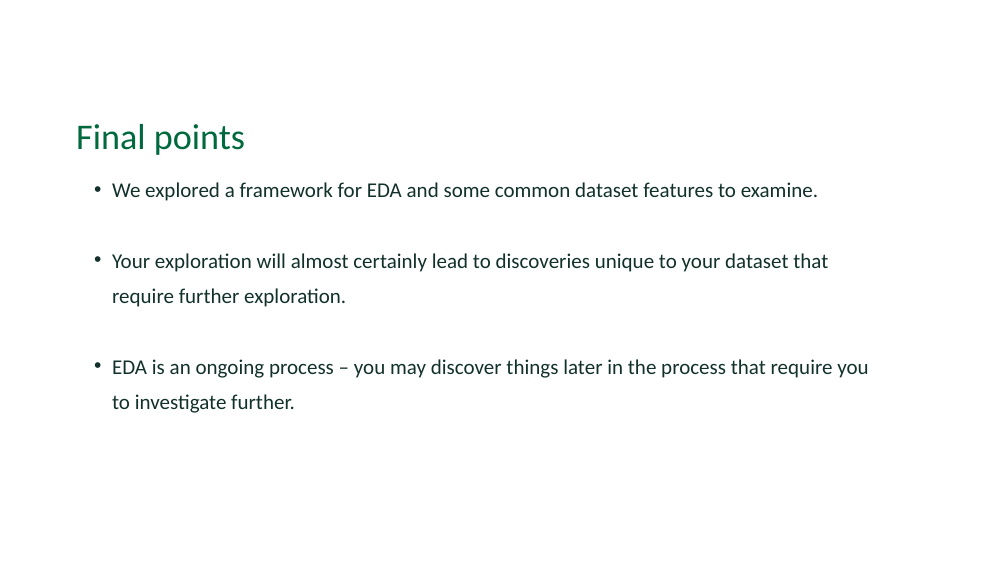
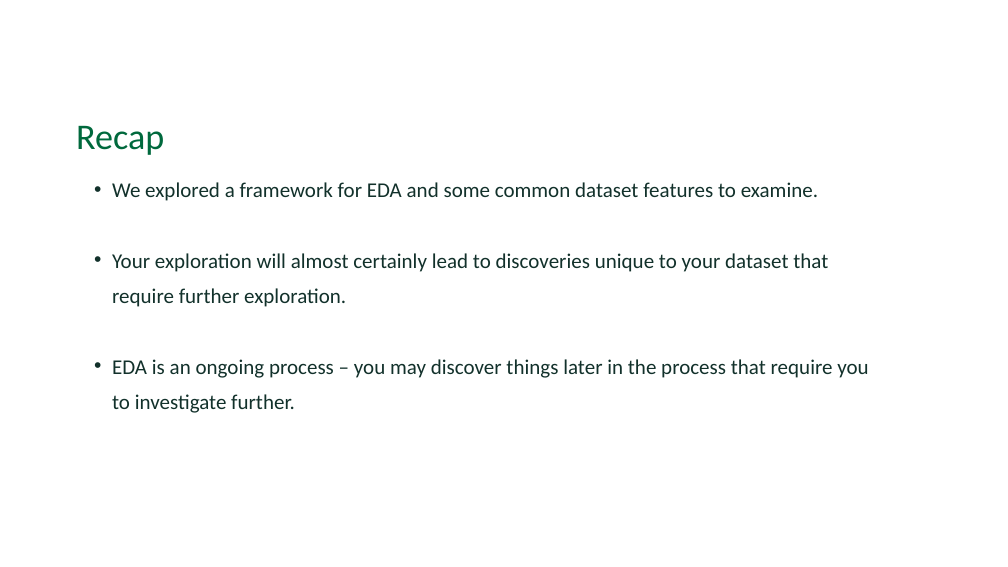
Before and after one commit to Dartmouth-Libraries/r_research-fundamentals_ws, a slide deck: slide 50 of slides/02a_Exploratory-Data-Analysis_EDA.pptx (slide 45 before the commit). Drawn at 1008x567 pixels with LibreOffice and Linux fonts; fonts in the diff are those of the drawing; background and template pictures are left out. Boxes give left, top, right and bottom in pixels: in the first picture for what was removed or moved away, otherwise in the second. Text is boxed around its words. In the diff, an @@ line names an element or a change of style, - is before the commit and + after.

```diff
--- a/slides/02a_Exploratory-Data-Analysis_EDA.pptx
+++ b/slides/02a_Exploratory-Data-Analysis_EDA.pptx
@@ text at bbox=[76, 125, 164, 155]: text changed @@
-Final points
+Recap
```
Also in this commit, not shown: 7 other slides changed, 5 slides added.
